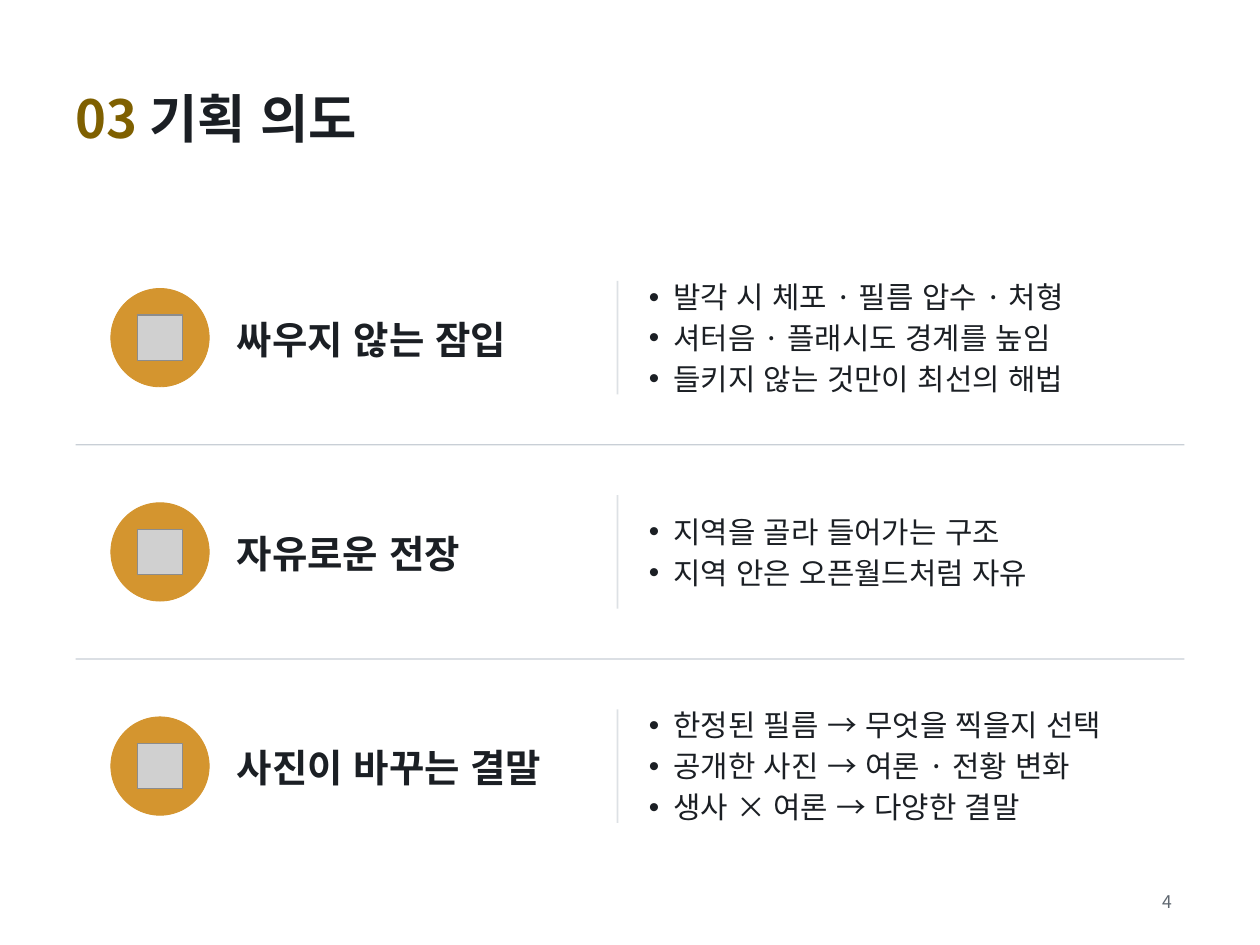
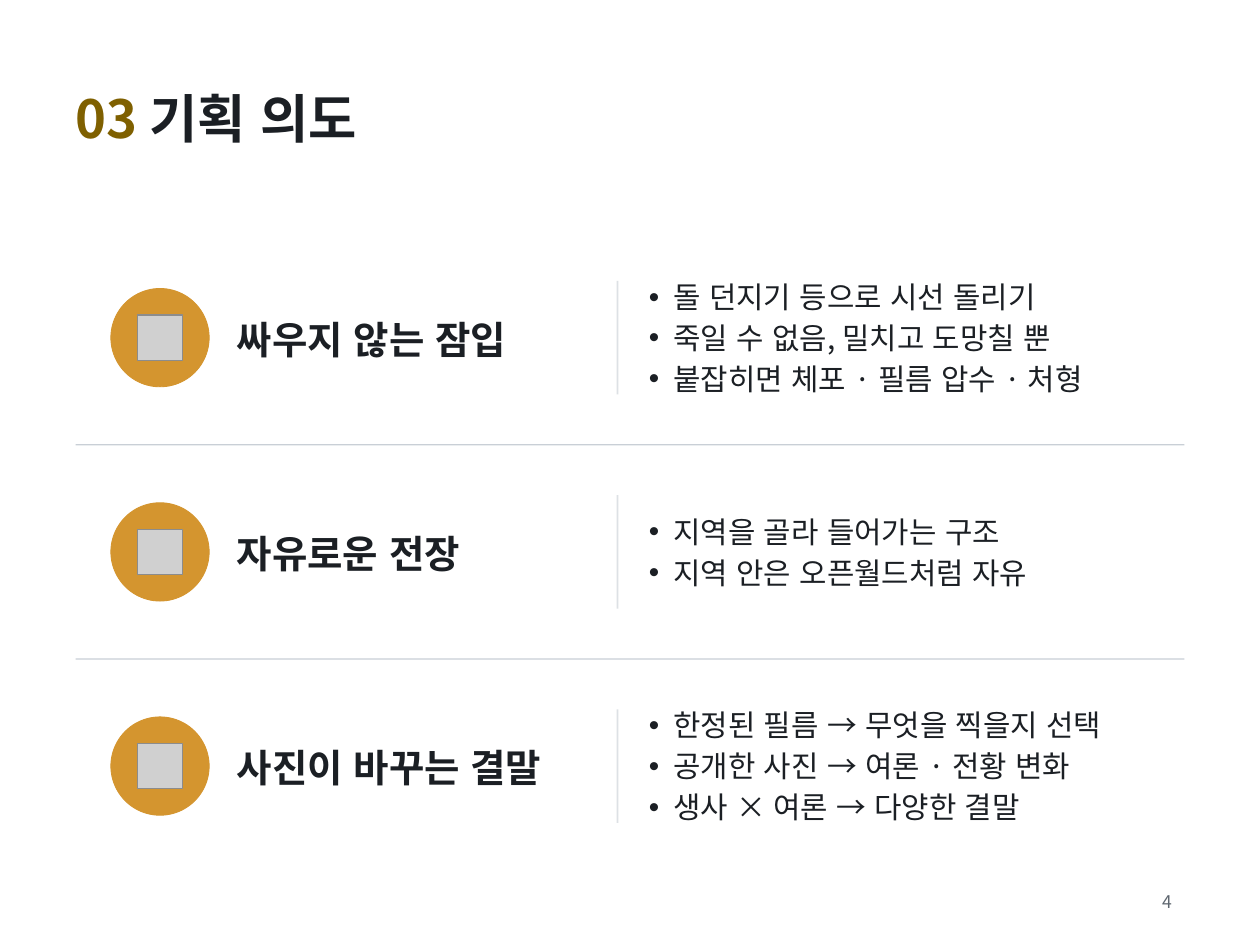
Before and after one commit to golgold/unitybasic, a slide deck: slide 4 of 기획/김민우_게임_FRAME UNDER FIRE.pptx. Drawn at 1260x945 pixels with LibreOffice and Linux fonts; fonts in the diff are those of the drawing; grey boxes stand for pictures. Boxes give left, top, right and bottom in pixels: in the first picture for what was removed or moved away, otherwise in the second. Text is boxed around its words. In the diff, an @@ line names an element or a change of style, - is before the commit and + after.

```diff
--- a/기획/김민우_게임_FRAME UNDER FIRE.pptx
+++ b/기획/김민우_게임_FRAME UNDER FIRE.pptx
@@ text at (x1=673, y1=283, x2=1083, y2=393): text changed @@
-• 발각 시 체포 · 필름 압수 · 처형
-• 셔터음 · 플래시도 경계를 높임
-• 들키지 않는 것만이 최선의 해법
+• 돌 던지기 등으로 시선 돌리기
+• 죽일 수 없음, 밀치고 도망칠 뿐
+• 붙잡히면 체포 · 필름 압수 · 처형
```
Also in this commit, not shown: 1 other slide changed, 2 other files.
